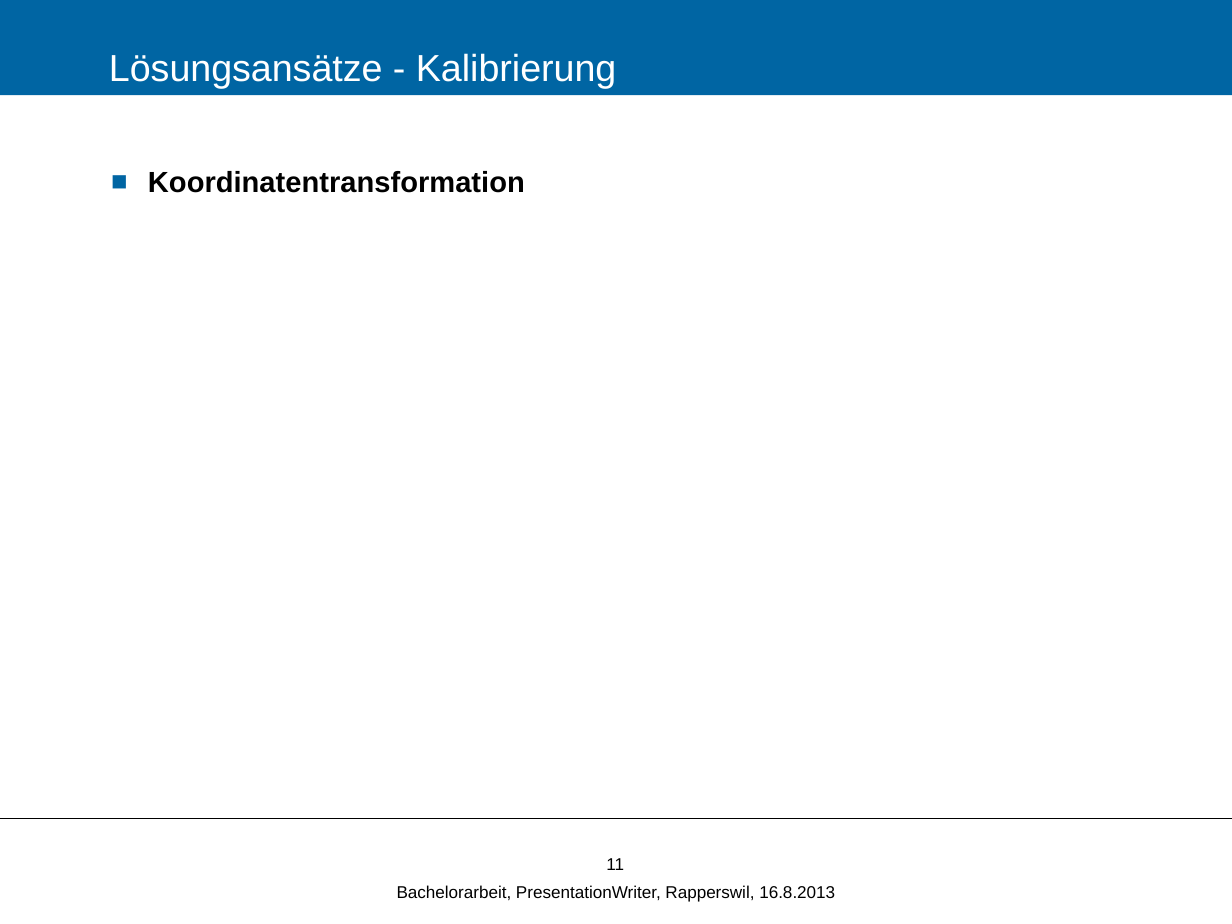
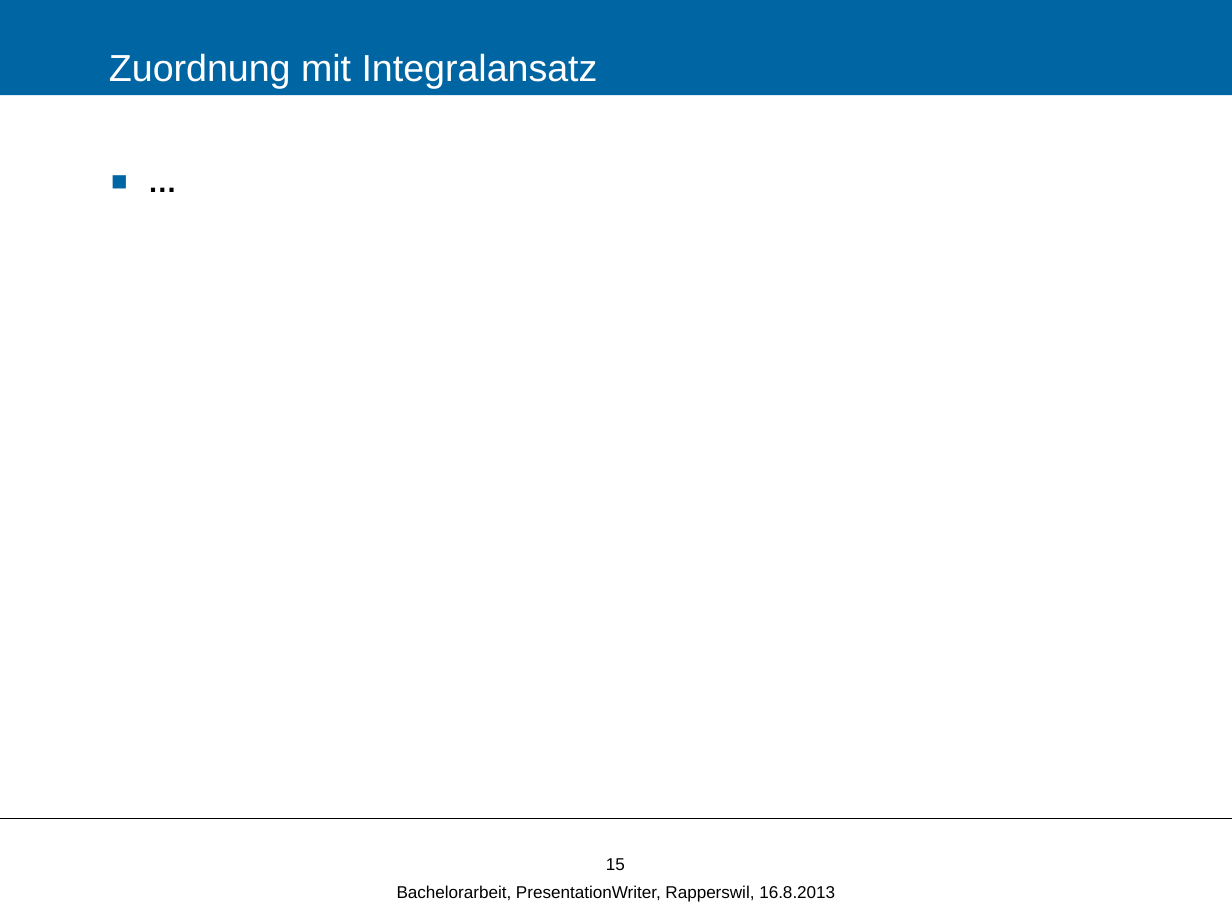
Before and after one commit to Zyklop/Magic-Whiteboard, a slide deck: slide 15 of Dokumentation/Präsentation/BA-Präsentation.pptx (slide 11 before the commit). Drawn at 1232x924 pixels with LibreOffice and Linux fonts; fonts in the diff are those of the drawing; background and template pictures are left out. Boxes give left, top, right and bottom in pixels: in the first picture for what was removed or moved away, otherwise in the second. Text is boxed around its words. In the diff, an @@ line names an element or a change of style, - is before the commit and + after.

```diff
--- a/Dokumentation/Präsentation/BA-Präsentation.pptx
+++ b/Dokumentation/Präsentation/BA-Präsentation.pptx
@@ title at (109,53,598,88): text changed @@
-Lösungsansätze - Kalibrierung
+Zuordnung mit Integralansatz
@@ text at (148,171,525,193): text changed @@
-■ Koordinatentransformation
+■ …
@@ page number at (606,858,625,870): text changed @@
-11
+15
```
Also in this commit, not shown: 3 other slides changed, 4 slides added.
